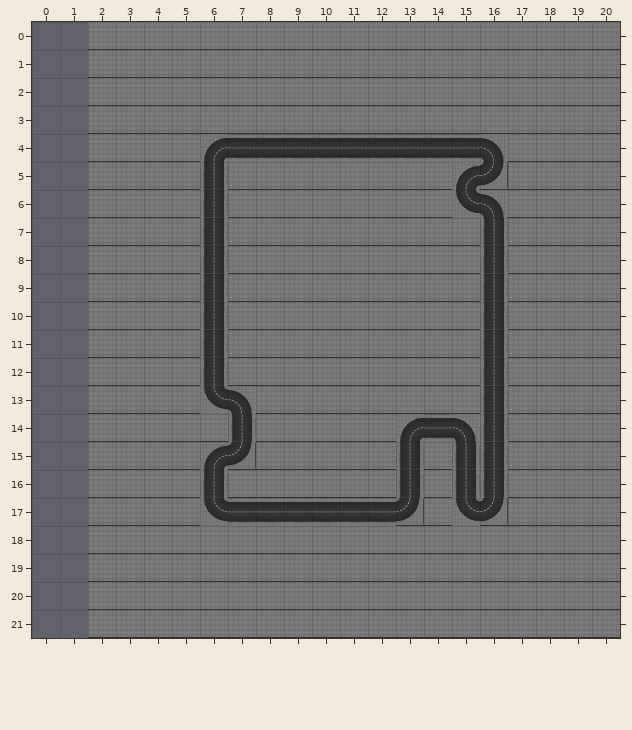
A Tiled map gets an edit: gbBundle/scenes/track_output.tmx. The picture above was drawn from the file before the commit.
Cells are 128x128 px. Shown: x 0..20, y 0..21. The old version is drawn lined up with the new one.
The same view after the edit:
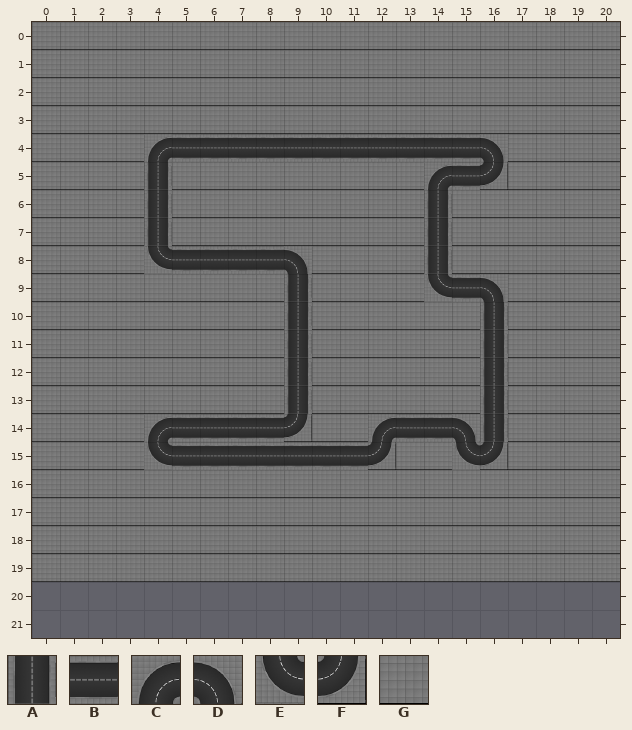
Key: from "track_01": A 0, B 1, C 7, D 8, E 14, F 15, G 21.
_ is an empty cell.
What changed:
{"change": "map size 19x22 -> 21x20 cells (old content now starts at 2,0; both pictures use the new coordinates)"}
{"where": "layer \"track\""}
{"y":0,"x":0,"old":"__","new":"GG"}
{"y":1,"x":0,"old":"__","new":"GG"}
{"y":2,"x":0,"old":"__","new":"GG"}
{"y":3,"x":0,"old":"__","new":"GG"}
{"y":4,"x":0,"old":"__","new":"GG"}
{"y":4,"x":4,"old":"GGC","new":"CBB"}
{"y":5,"x":0,"old":"__","new":"GG"}
{"y":5,"x":4,"old":"G","new":"A"}
{"y":5,"x":6,"old":"A","new":"G"}
{"y":5,"x":14,"old":"GC","new":"CB"}
{"y":6,"x":0,"old":"__","new":"GG"}
{"y":6,"x":4,"old":"G","new":"A"}
{"y":6,"x":6,"old":"A","new":"G"}
{"y":6,"x":14,"old":"GED","new":"AGG"}
{"y":7,"x":0,"old":"__","new":"GG"}
{"y":7,"x":4,"old":"G","new":"A"}
{"y":7,"x":6,"old":"A","new":"G"}
{"y":7,"x":14,"old":"G","new":"A"}
{"y":7,"x":16,"old":"A","new":"G"}
{"y":8,"x":0,"old":"__","new":"GG"}
{"y":8,"x":4,"old":"GGAGGG","new":"EBBBBD"}
{"y":8,"x":14,"old":"G","new":"A"}
{"y":8,"x":16,"old":"A","new":"G"}
{"y":9,"x":0,"old":"__","new":"GG"}
{"y":9,"x":6,"old":"A","new":"G"}
{"y":9,"x":9,"old":"G","new":"A"}
{"y":9,"x":14,"old":"GGA","new":"EBD"}
{"y":10,"x":0,"old":"__","new":"GG"}
{"y":10,"x":6,"old":"A","new":"G"}
{"y":10,"x":9,"old":"G","new":"A"}
{"y":11,"x":0,"old":"__","new":"GG"}
{"y":11,"x":6,"old":"A","new":"G"}
{"y":11,"x":9,"old":"G","new":"A"}
{"y":12,"x":0,"old":"__","new":"GG"}
{"y":12,"x":6,"old":"A","new":"G"}
{"y":12,"x":9,"old":"G","new":"A"}
{"y":13,"x":0,"old":"__","new":"GG"}
{"y":13,"x":6,"old":"ED","new":"GG"}
{"y":13,"x":9,"old":"G","new":"A"}
{"y":14,"x":0,"old":"__","new":"GG"}
{"y":14,"x":4,"old":"GGGAGG","new":"CBBBBF"}
{"y":14,"x":12,"old":"GC","new":"CB"}
{"y":15,"x":0,"old":"__","new":"GG"}
{"y":15,"x":4,"old":"GGCFGGGGGA","new":"EBBBBBBBFG"}
{"y":15,"x":15,"old":"AA","new":"EF"}
{"y":16,"x":0,"old":"__","new":"GG"}
{"y":16,"x":6,"old":"A","new":"G"}
{"y":16,"x":13,"old":"A","new":"G"}
{"y":16,"x":15,"old":"AA","new":"GG"}
{"y":17,"x":0,"old":"__","new":"GG"}
{"y":17,"x":6,"old":"EBBBBBBF","new":"GGGGGGGG"}
{"y":17,"x":15,"old":"EF","new":"GG"}
{"y":18,"x":0,"old":"__","new":"GG"}
{"y":19,"x":0,"old":"__","new":"GG"}
{"y":20,"x":2,"old":"GGGGGGGGGGGGGGGGGGG","new":"___________________"}
{"y":21,"x":2,"old":"GGGGGGGGGGGGGGGGGGG","new":"___________________"}
